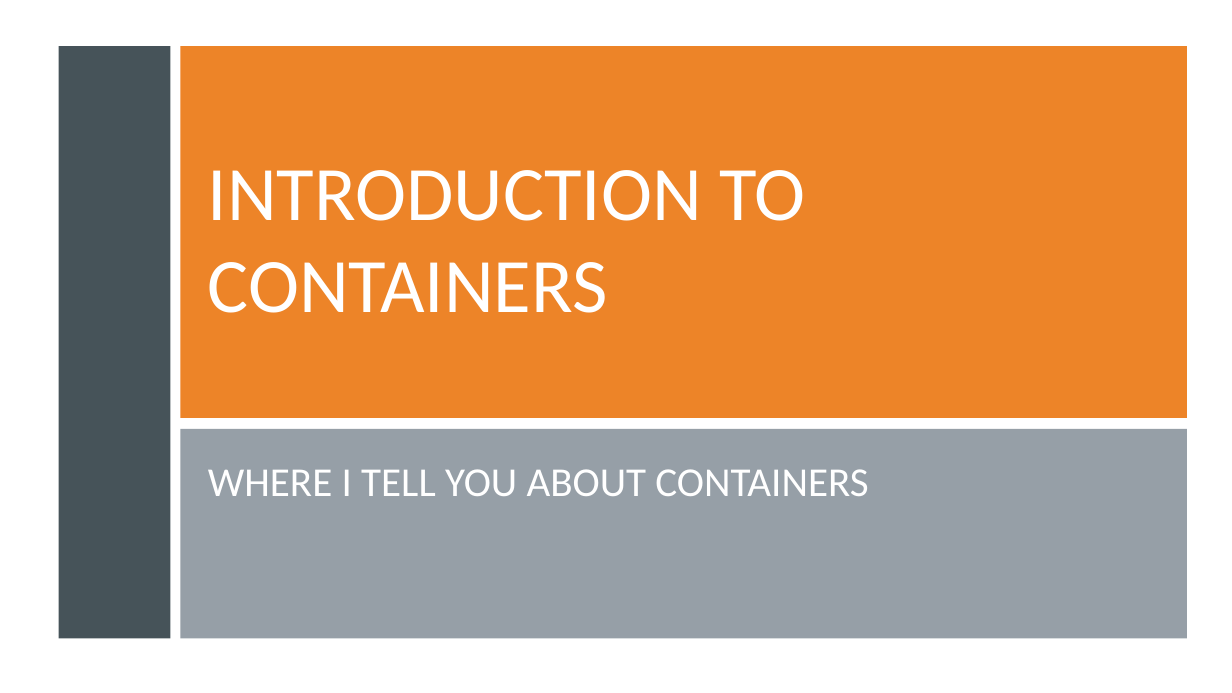
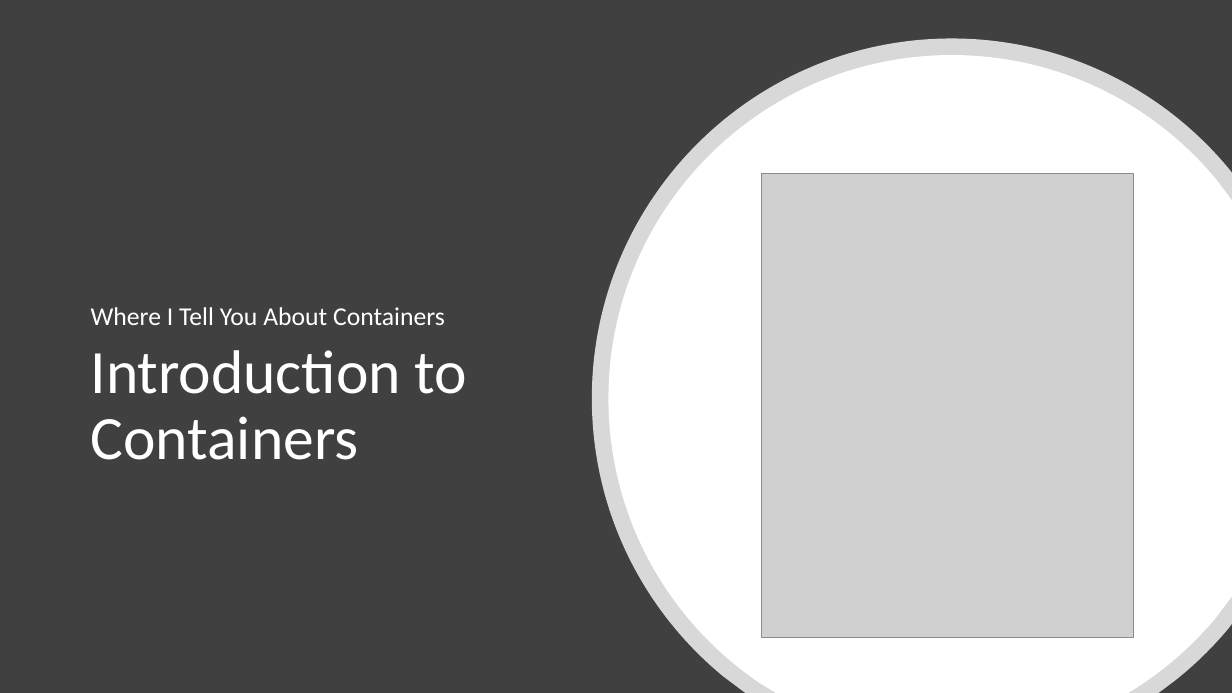
Before and after one commit to EnterpriseProductsLP/introduction-to-docker, a slide deck: slide 1 of presentation/presentation.pptx. Drawn at 1232x693 pixels with LibreOffice and Linux fonts; fonts in the diff are those of the drawing; grey boxes stand for pictures. Boxes give left, top, right and bottom in pixels: in the first picture for what was removed or moved away, otherwise in the second. Text is boxed around its words. In the diff, an @@ line names an element or a change of style, - is before the commit and + after.

```diff
--- a/presentation/presentation.pptx
+++ b/presentation/presentation.pptx
@@ rectangle at box(0, 0, 1232, 693): fill #FFFFFF to #404040 @@
@@ rectangle removed at box(59, 46, 171, 639) @@
@@ rectangle removed at box(180, 46, 1187, 418) @@
@@ freeform shape added at box(592, 39, 1232, 693), fill #FFFFFF at 80% opacity @@
@@ freeform shape added at box(608, 55, 1232, 693), fill #FFFFFF @@
@@ picture added at box(762, 173, 1134, 638) @@
@@ subtitle "Where I Tell You About ..." at box(91, 307, 445, 325): vertical alignment top to bottom @@
@@ subtitle at box(91, 307, 445, 325): text changed; size 32 to 20 pt @@
-WHERE I TELL YOU ABOUT CONTAINERS
+Where I Tell You About Containers
@@ title "Introduction to Containers" at box(91, 350, 467, 460): vertical alignment middle to top @@
@@ title at box(91, 350, 467, 460): text changed; size 60 to 48 pt @@
-INTRODUCTION TO CONTAINERS
+Introduction to Containers
@@ rectangle removed at box(180, 429, 1187, 639) @@
```
Also in this commit, not shown: 39 other slides changed, 1 slide added, 1 other file.
